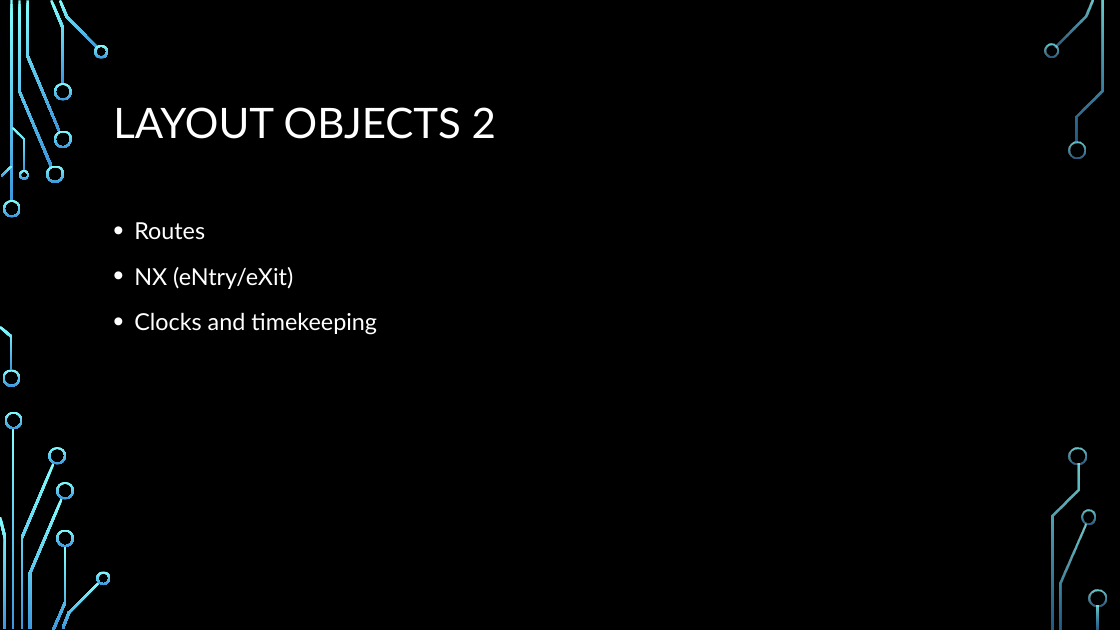
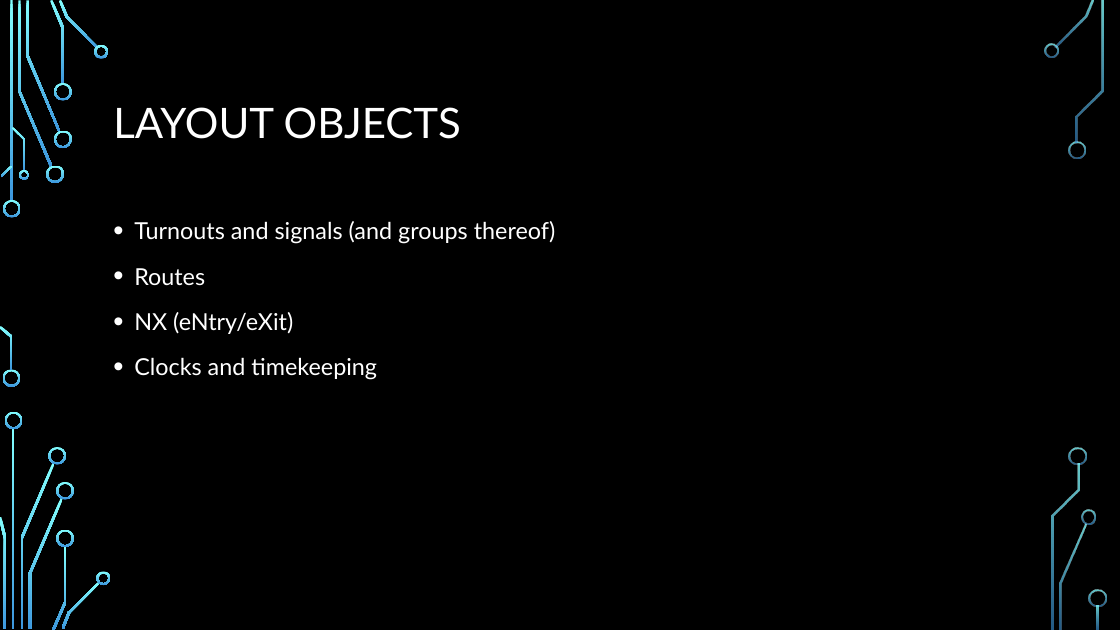
Before and after one commit to obdevel/CBUS-MicroPython-RP-Pico, a slide deck: slide 10 of Micropython Pico SIG presentation 0 1.pptx (slide 11 before the commit). Drawn at 1120x630 pixels with LibreOffice and Linux fonts; fonts in the diff are those of the drawing; background and template pictures are left out. Boxes give left, top, right and bottom in pixels: in the first picture for what was removed or moved away, otherwise in the second. Text is boxed around its words. In the diff, an @@ line names an element or a change of style, - is before the commit and + after.

```diff
--- a/Micropython Pico SIG presentation 0 1.pptx
+++ b/Micropython Pico SIG presentation 0 1.pptx
@@ title at (113,107,461,139): text changed @@
-LAYOUT OBJECTS 2
+LAYOUT OBJECTS
@@ text at (134,221,556,244): paragraph added @@
+• Turnouts and signals (and groups thereof)
```
Also in this commit, not shown: 9 other slides changed, 1 slide removed, 3 other files.
